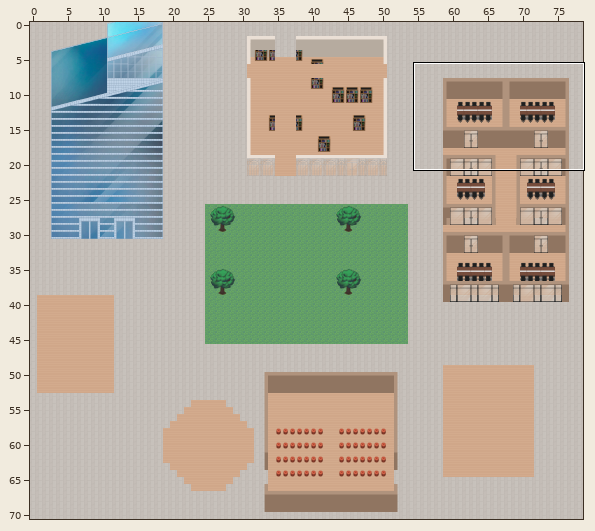
Tiled map (JSON): v1-wa-st-gobain.tmj. The picture above shows the old version from afar; the outline marks the close-up.
Close-up. Before the commit:
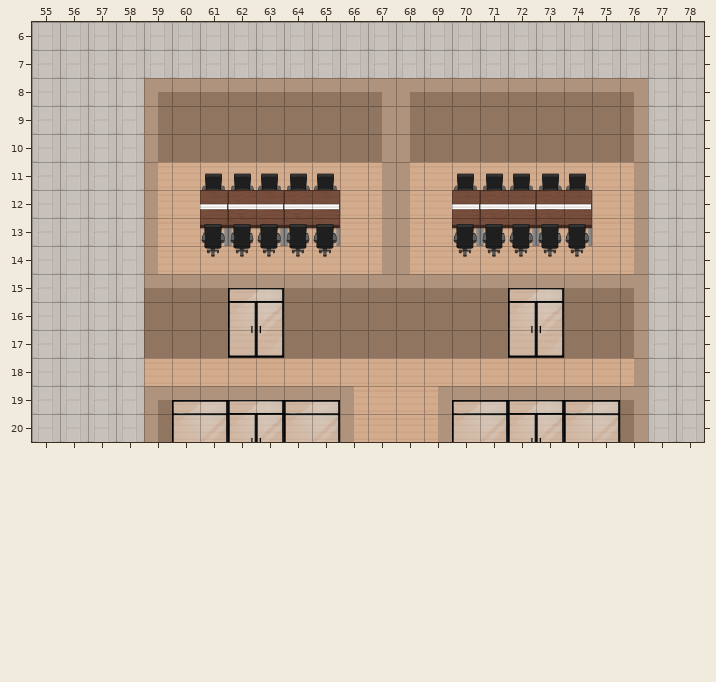
Cells are 32x32 px. Shown: x 55..78, y 6..20. The commit also changed other parts of the map, which this record leaves out.
New version:
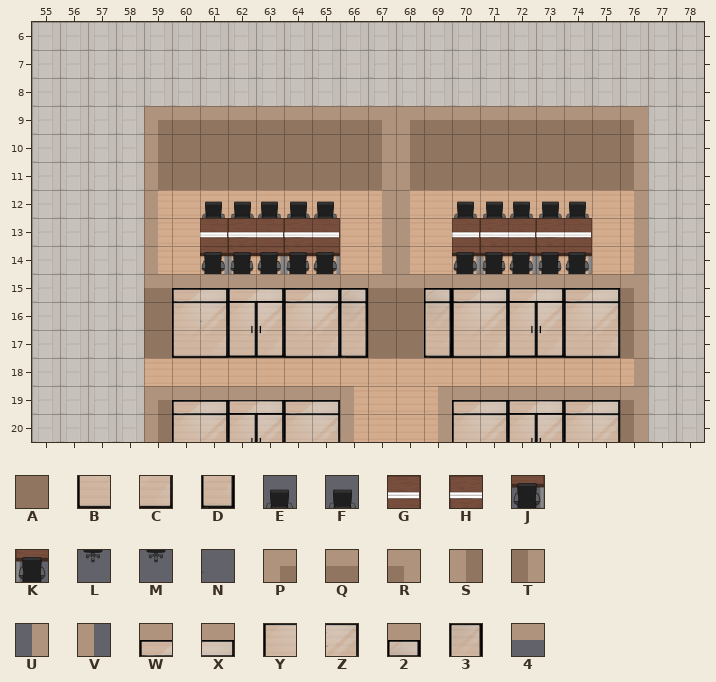
Key: from "Chunk 2": A 255; from "Chunk 3": B 8, C 9, D 21, E 51, F 52, G 53, H 54, J 55, K 56, L 57, M 58, N 88, P 93, Q 94, R 95, S 96, T 97, U 98, V 99, W 113, X 114, Y 120, Z 121, 2 122, 3 123, 4 127.
_ is an empty cell.
See-through tiles are keyed as they look on the map.
What changed:
Layer "walls/walls1":
There is now tile A in row 11 at x 60 to 75.
The edit turns tile A into tile B in row 17 at x 60, 64, 70 and 74.
The edit turns tile A into tile C in row 17 at x 61, 65, 71 and 75.
The edit turns tile A into tile D in row 17 at x 66 and 69.
Layer "furniture/furniture1":
The edit turns tile G into tile E in row 12 at x 61, 63, 65, 70, 72 and 74.
The edit turns tile H into tile F in row 12 at x 62, 64, 71 and 73.
The edit turns tile J into tile G in row 13 at x 61, 63, 65, 70, 72 and 74.
The edit turns tile K into tile H in row 13 at x 62, 64, 71 and 73.
The edit turns tile L into tile J in row 14 at x 61, 63, 65, 70, 72 and 74.
The edit turns tile M into tile K in row 14 at x 62, 64, 71 and 73.
There is now tile L in row 15 at x 61, 65, 70 and 74.
There is now tile M in row 15 at x 64 and 71.
The edit erases tile E in row 11 at x 61, 63, 65, 70, 72 and 74.
The edit erases tile F in row 11 at x 62, 64, 71 and 73.
Layer "furniture/furniture2":
There is now tile N in row 16 at x 61.
Layer "above/above1":
The edit turns tile Q into tile 2 in row 15 at x 66 and 69.
The edit turns tile A into tile 3 in row 16 at x 66 and 69.
The edit turns tile S into tile P in row 9 at x 59 and 68.
The edit turns tile A into tile Q in row 9 at x 60 to 66 and 69 to 75.
The edit turns tile T into tile R in row 9 at x 67 and 76.
The edit turns tile V into tile S in row 11 at x 59.
The edit turns tile U into tile T in row 11 at x 76.
The edit turns tile Q into tile W in row 15 at x 60, 64, 70 and 74.
The edit turns tile Q into tile X in row 15 at x 61, 65, 71 and 75.
The edit turns tile A into tile Y in row 16 at x 60, 64, 70 and 74.
The edit turns tile A into tile Z in row 16 at x 61, 65, 71 and 75.
The edit erases tile P in row 8 at x 59 and 68.
The edit erases tile Q in row 8 at x 60 to 66 and 69 to 75.
The edit erases tile R in row 8 at x 67 and 76.
Layer "above/above2":
There is now tile 4 in row 15 at x 60 to 61, 64 to 66, 69 to 71 and 74 to 75.
Boxes around the changes in both close-ups, in picture pixels (x1, y1, x2, y2):
changed: (144, 78, 648, 120)
changed: (158, 162, 634, 358)
